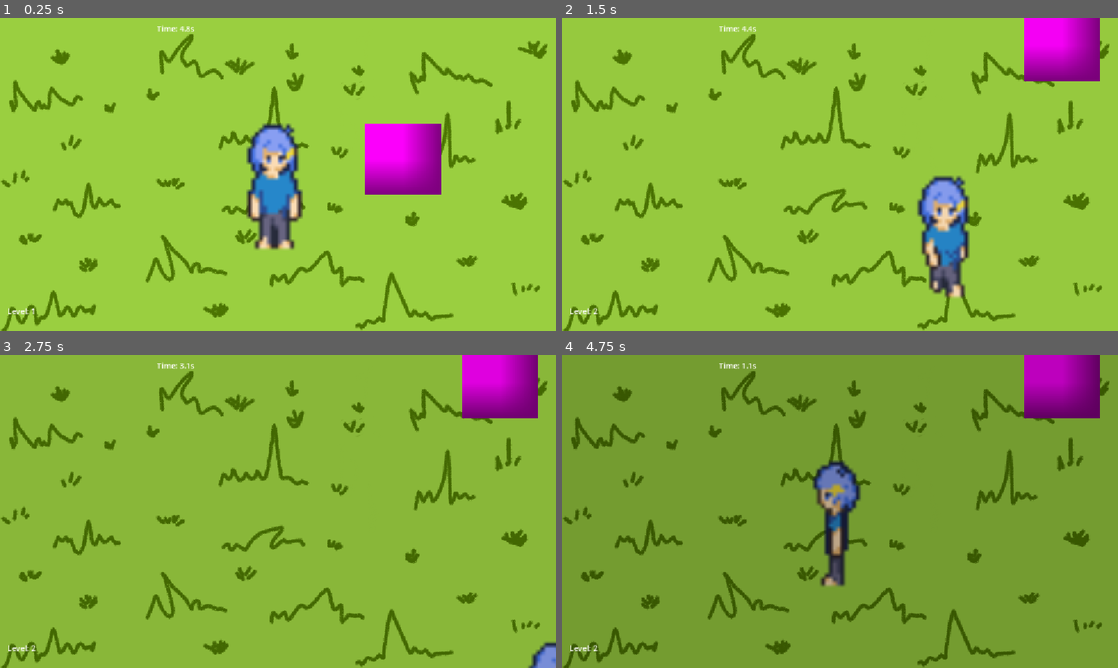
Above: before the commit, frames 1-4 (two rows, left to right).
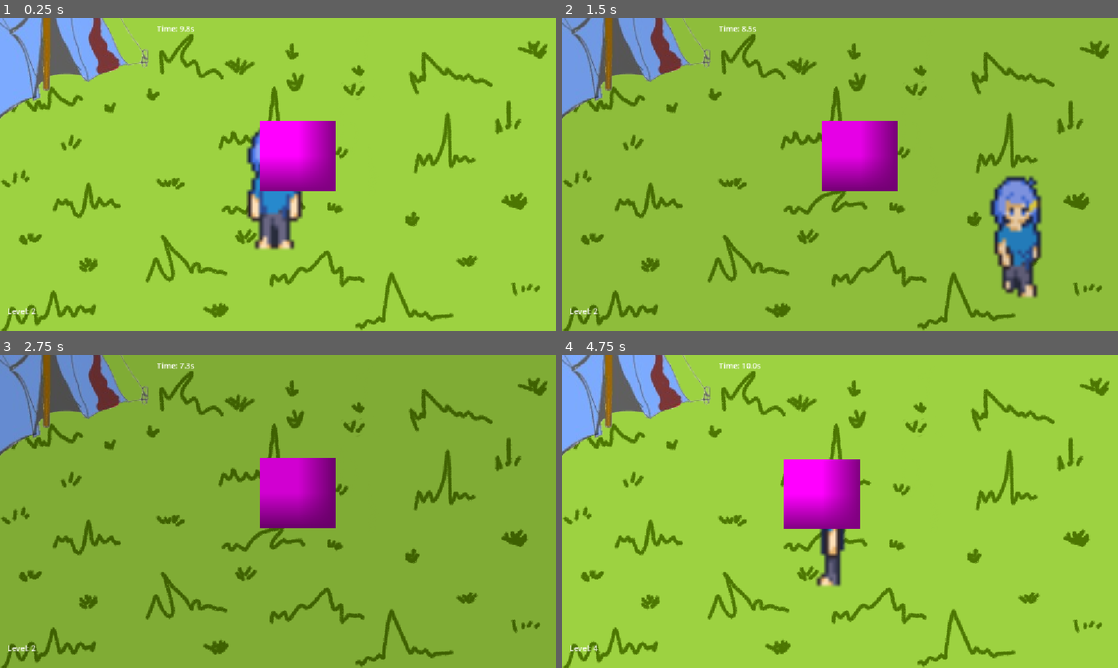
Above: after the commit, the same moments.

Repository: Rithunyaa/haven_charlotte
Game: Godot game, scene res://level1.tscn
Same seed, same stepped clock (60 frames per second), same inputs: the game is played once before the commit and once after it.
Inputs (mouse positions are in pixels of both pictures, inside the frame that each line leads up to):
- Up to frame 1 (0.25 s): no input
- Up to frame 2 (1.5 s): tap Enter at 0.5 s; move the mouse to (962, 158) at 0.52 s; hold Right (ui_right) 0.53-1.28 s; click (962, 158) at 0.67 s; move the mouse to (728, 190) at 1.27 s; hold Down (ui_down) from 1.28 s (still down); click (728, 190) at 1.42 s
- Up to frame 3 (2.75 s): move the mouse to (333, 442) at 2.02 s; release Down (ui_down) at 2.03 s; hold Right (ui_right) from 2.03 s (still down); click (333, 442) at 2.17 s
- Up to frame 4 (4.75 s): move the mouse to (812, 574) at 2.77 s; release Right (ui_right) at 2.78 s; hold Up (ui_up) 2.78-3.53 s; click (812, 574) at 2.92 s; move the mouse to (1006, 558) at 3.52 s; hold Left (ui_left) from 3.53 s (still down); click (1006, 558) at 3.67 s; move the mouse to (673, 464) at 4.27 s; click (673, 464) at 4.42 s

The runs differ from the first frame. In frame 1, 11% of the frame differs, in the area x 0-80%, y 0-95%; in frame 2, 17%; in frame 3, 11%; in frame 4, 100%, in the area x 0-100%, y 0-100%.

Commit message:
new bug
tents!!!!

Diff:
--- a/haven/game_manager.gd
+++ b/haven/game_manager.gd
@@ -14,16 +14,18 @@
 @onready var level_label: RichTextLabel = get_node(level_label_path)
 @onready var game_over_screen: Control = get_node(game_over_screen_path)
 
-
 var current_level: int = 1
-var round_time: float = 5.0
-var round_time_left: float = 2.0
+var round_time: float = 10.0          # Set to your preferred round time (e.g., 10.0)
+var round_time_left: float = 10.0
 
 var max_level_darkness_time: float = 15.0
 var level_time_elapsed: float = 0.0
 
 var spawn_position: Vector2 = Vector2.ZERO
 var is_game_over: bool = false
+
+@export var obstacle_scenes: Array[PackedScene]
+var active_obstacles: Array = []
 
 func _ready() -> void:
 	if player:
@@ -35,11 +37,14 @@
 	if game_over_screen:
 		game_over_screen.visible = false
 
+	# --- CRITICAL FIX: Initialize level 1 obstacles and target position on startup ---
+	spawn_obstacles()
+	randomize_target_position()
+
 	reset_round()
 	update_hud()
 
 func _process(delta: float) -> void:
-
 	if is_game_over:
 		return
 
@@ -56,7 +61,6 @@
 		fail_round()
 
 	update_hud()
-
 
 func _input(event: InputEvent) -> void:
 	if is_game_over and event is InputEventMouseButton and event.pressed:
@@ -94,6 +98,9 @@
 	var tween = create_tween()
 	tween.tween_property(darkness_overlay, "color", Color(1, 1, 1, 1), 0.5)
 
+	# --- CRITICAL FIX: Clear old obstacles and spawn new ones for the next level ---
+	clear_obstacles()
+	spawn_obstacles()
 	randomize_target_position()
 
 	if player:
@@ -102,13 +109,21 @@
 	print("Advanced to level: ", current_level)
 
 func randomize_target_position() -> void:
-	var random_x = randf_range(-300, 300)
-	var random_y = randf_range(-300, 300)
-	target.global_position = spawn_position + Vector2(random_x, random_y)
+	var min_distance: float = 360.0
+	var new_pos = Vector2.ZERO
+
+	for i in range(10):
+		var random_x = randf_range(-360, 10)
+		var random_y = randf_range(-10, 10)
+		new_pos = spawn_position + Vector2(random_x, random_y)
+
+		if new_pos.distance_to(spawn_position) >= min_distance:
+			break
+
+	target.global_position = new_pos
 
 func trigger_game_over() -> void:
 	is_game_over = true
-
 
 	if game_over_screen:
 		game_over_screen.visible = true
@@ -121,7 +136,6 @@
 	level_time_elapsed = 0.0
 	round_time_left = round_time
 
-
 	if game_over_screen:
 		game_over_screen.visible = false
 
@@ -130,6 +144,41 @@
 	if player:
 		player.global_position = spawn_position
 
+	# --- CRITICAL FIX: Clear and respawn obstacles when restarting from death ---
+	clear_obstacles()
+	spawn_obstacles()
 	randomize_target_position()
 	reset_round()
-	print("dead")
+	print("Restarted from Level 1")
+
+func spawn_obstacles() -> void:
+	if obstacle_scenes.is_empty():
+		print("No obstacle scenes assigned in GameManager!")
+		return
+
+	var obstacle_count = 1
+	var min_distance_from_spawn: float = 50.0
+
+	for i in range(obstacle_count):
+		var random_scene = obstacle_scenes[randi() % obstacle_scenes.size()]
+		var obs = random_scene.instantiate()
+
+		var pos = Vector2.ZERO
+		for attempt in range(10):
+			var random_x = randf_range(-600, 600)
+			var random_y = randf_range(-600, 600)
+			pos = spawn_position + Vector2(random_x, random_y)
+
+			if pos.distance_to(spawn_position) >= min_distance_from_spawn:
+				break
+
+		obs.global_position = pos
+		get_parent().add_child.call_deferred(obs)
+		active_obstacles.append(obs)
+		print("Tent spawned at: ", pos)
+
+func clear_obstacles() -> void:
+	for obs in active_obstacles:
+		if is_instance_valid(obs):
+			obs.queue_free()
+	active_obstacles.clear()
--- a/haven/level1.tscn
+++ b/haven/level1.tscn
@@ -9,6 +9,7 @@
 [ext_resource type="Texture2D" uid="uid://doyjfnk8e8cie" path="res://assets/grass background.png" id="4_v38iq"]
 [ext_resource type="Texture2D" uid="uid://dyl4fvqheg7y3" path="res://assets/character_walk_right.png" id="5_hx44q"]
 [ext_resource type="Texture2D" uid="uid://c00jmgjxdhmal" path="res://assets/character_walk_up.png" id="6_n8vhr"]
+[ext_resource type="PackedScene" uid="uid://bml3bkb8fr7eg" path="res://tent.tscn" id="9_5j5gb"]
 
 [sub_resource type="RectangleShape2D" id="RectangleShape2D_dopym"]
 size = Vector2(109, 253)
@@ -246,6 +247,7 @@
 timer_label_path = NodePath("../CanvasLayer/Control/Timer_Label")
 level_label_path = NodePath("../CanvasLayer/Control/Level_Label")
 game_over_screen_path = NodePath("../CanvasLayer/GameOverScreen")
+obstacle_scenes = Array[PackedScene]([ExtResource("9_5j5gb")])
 
 [node name="Bg" type="Sprite2D" parent="." unique_id=541100976]
 show_behind_parent = true
--- /dev/null
+++ b/haven/tent.tscn
@@ -0,0 +1,16 @@
+[gd_scene format=3 uid="uid://bml3bkb8fr7eg"]
+
+[ext_resource type="Texture2D" uid="uid://jjcsp2ll81ax" path="res://assets/tent-removebg-preview.png" id="1_qxh2c"]
+
+[node name="Tent" type="StaticBody2D" unique_id=959790942]
+
+[node name="Sprite2D" type="Sprite2D" parent="." unique_id=1255100698]
+top_level = true
+z_index = 20
+scale = Vector2(1.9467455, 2.0514905)
+texture = ExtResource("1_qxh2c")
+
+[node name="CollisionPolygon2D" type="CollisionPolygon2D" parent="." unique_id=1518099589]
+z_index = 5
+scale = Vector2(2, 2)
+polygon = PackedVector2Array(10, -125, 89, -57, 130, 47, 90, 66, 47, 59, 34, 82, -13, 109, -90, 38, -77, -67)
Binary file added: haven/assets/tent-removebg-preview.png
Not shown, added: haven/assets/tent-removebg-preview.png.import
Not shown, added: haven/assets/tent.png.import
